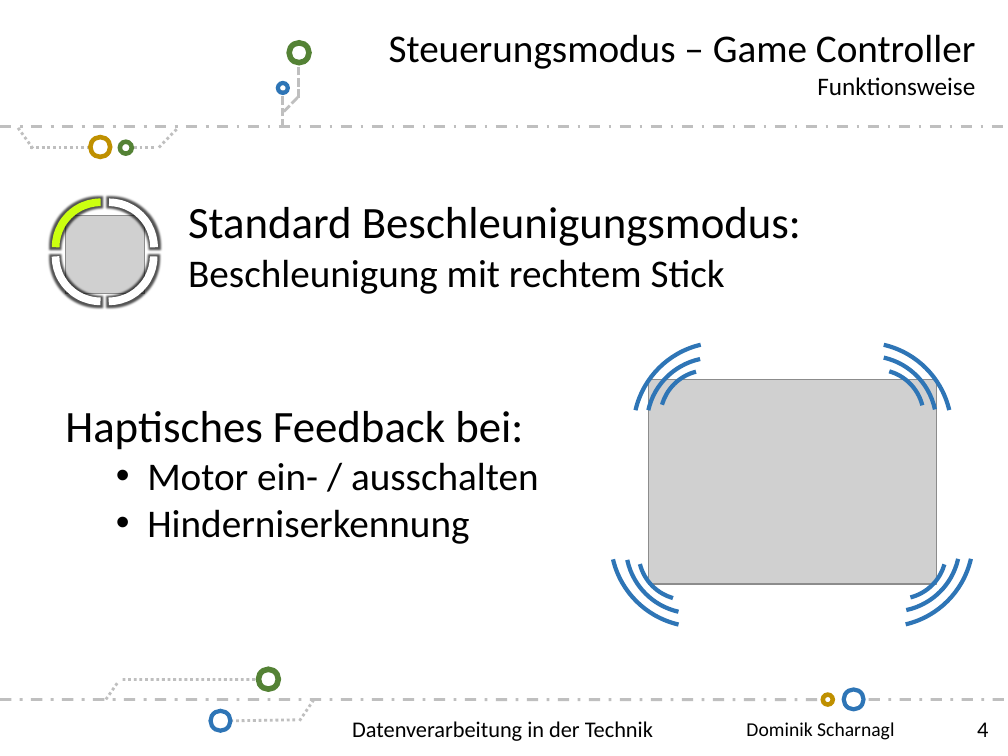
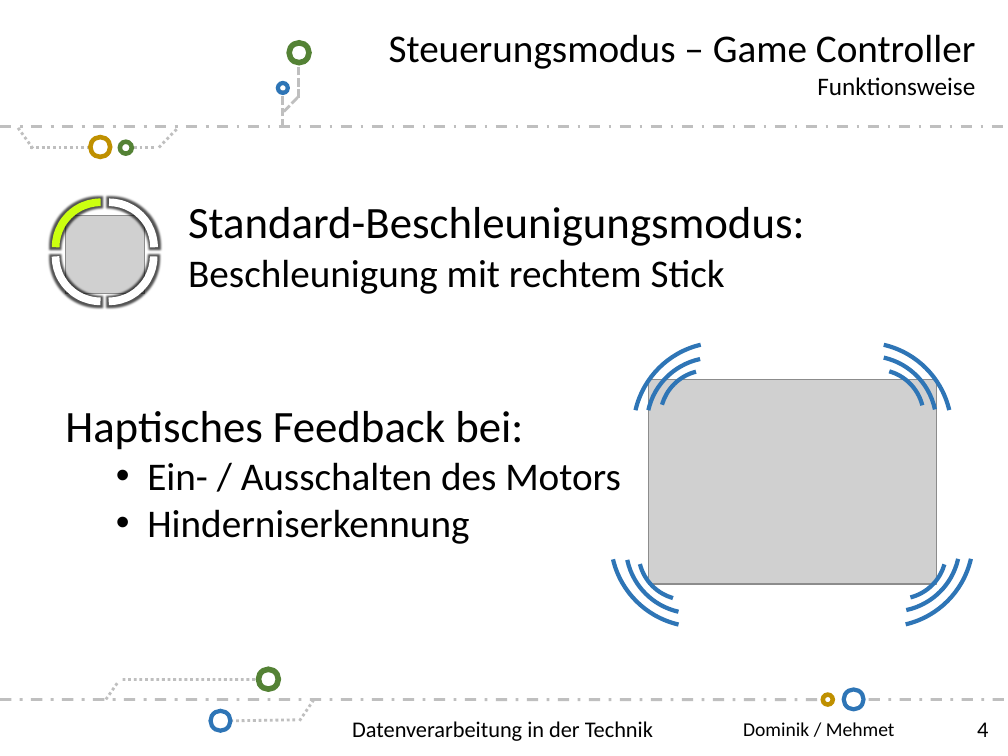
Before and after one commit to scd42636/DT_WS1718_02_StarCar, a slide deck: slide 4 of dokumentation/scd42636/Dominik-Scharnagl.pptx. Drawn at 1008x756 pixels with LibreOffice and Linux fonts; fonts in the diff are those of the drawing; grey boxes stand for pictures; background and template pictures are left out. Boxes give left, top, right and bottom in pixels: in the first picture for what was removed or moved away, otherwise in the second. Text is boxed around its words. In the diff, an @@ line names an element or a change of style, - is before the commit and + after.

```diff
--- a/dokumentation/scd42636/Dominik-Scharnagl.pptx
+++ b/dokumentation/scd42636/Dominik-Scharnagl.pptx
@@ text at bbox=[188, 207, 804, 246]: text changed @@
-Standard Beschleunigungsmodus:
+Standard-Beschleunigungsmodus:
@@ text at bbox=[147, 462, 621, 491]: text changed @@
-  • Motor ein- / ausschalten
+  • Ein- / Ausschalten des Motors
@@ text at bbox=[743, 722, 895, 736]: text changed @@
-Dominik Scharnagl
+Dominik / Mehmet
```
Also in this commit, not shown: 10 other slides changed, 2 slides added, 1 slide removed.
